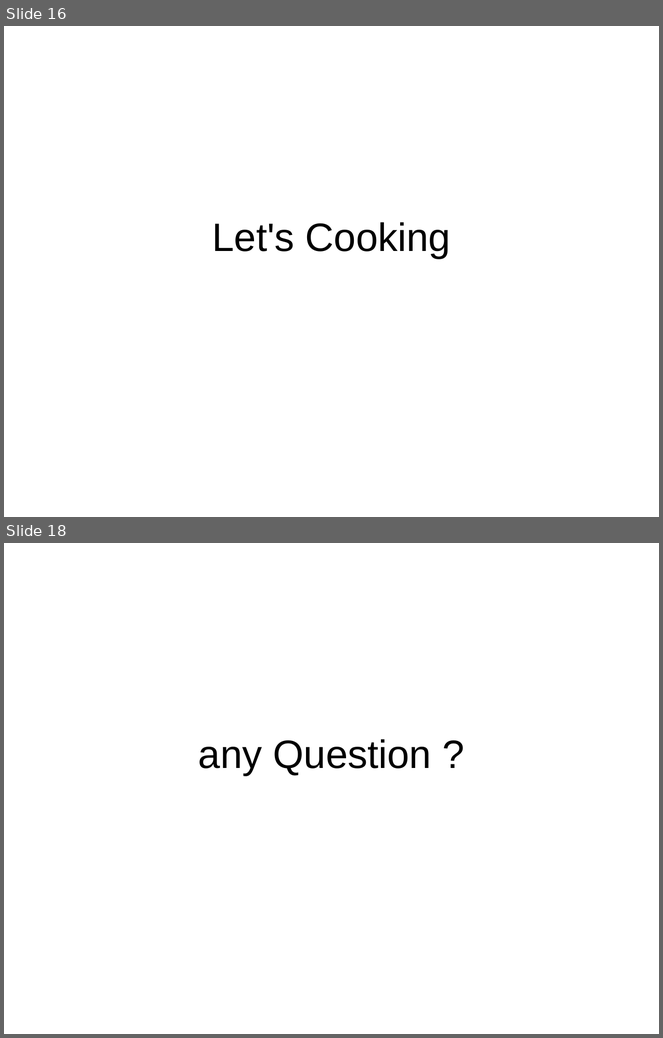
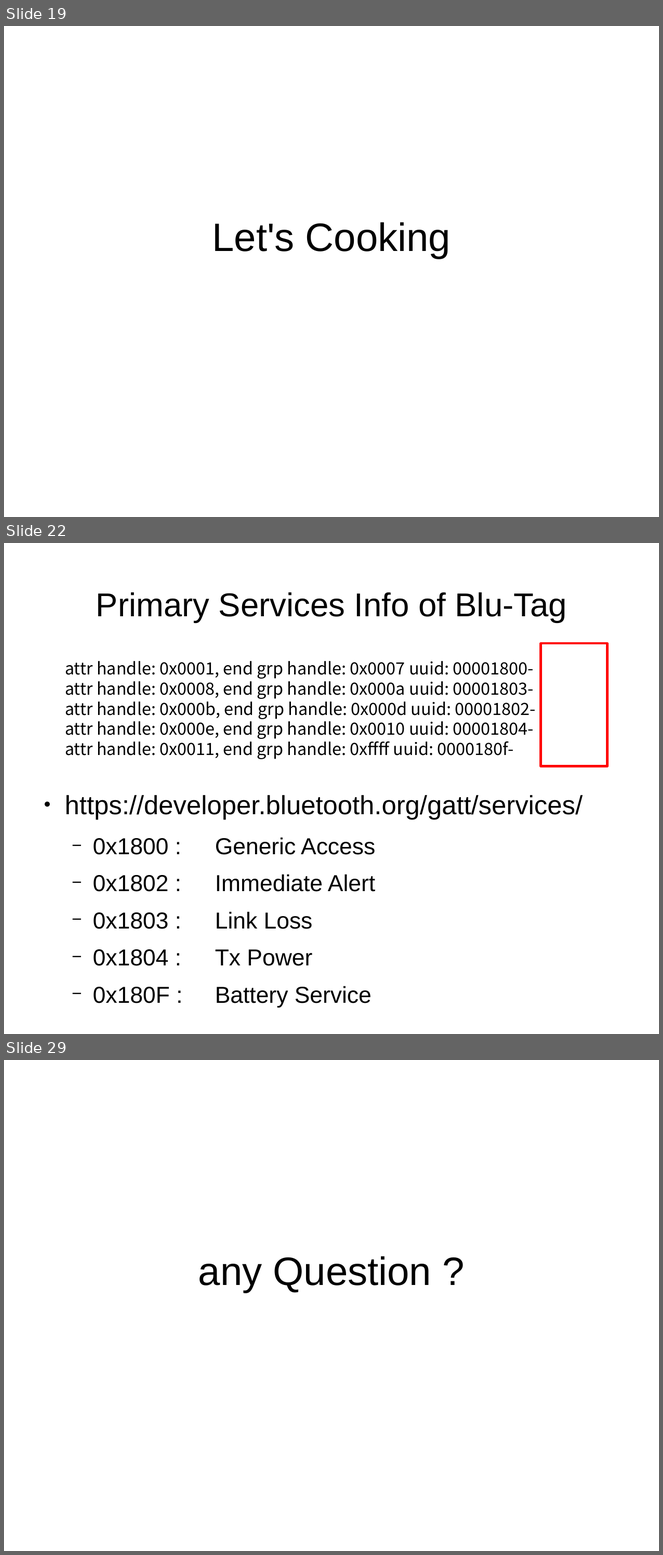
Before and after one commit to andromedroid/ame, a slide deck: doc/ble/ring_blu-tag_from_linux.odp. Shown one above the other, each under a label of ours: slides 16 and 18 before the commit, slides 19, 22 and 29 after it; the slides between them are not shown. The pictures are 663x1038 and 663x1555 pixels, drawn with LibreOffice and Linux fonts; fonts in the diff are those of the drawing. Boxes give left, top, right and bottom in pixels: in the first picture for what was removed or moved away, otherwise in the second. Text is boxed around its words. In the diff, an @@ line names an element or a change of style, - is before the commit and + after.

```diff
--- a/doc/ble/ring_blu-tag_from_linux.odp
+++ b/doc/ble/ring_blu-tag_from_linux.odp
@@ slide 22 added at [4,543,659,1034], background #FFFFFF @@
@@ title added at [96,592,567,623], 40 pt, text #000000 @@
+Primary Services Info of Blu-Tag
@@ rectangle added at [542,643,608,767], outline #FF0000 2.83 pt @@
@@ text added at [65,661,536,759], 20.4 pt, text #000000 @@
+attr handle: 0x0001, end grp handle: 0x0007 uuid: 00001800-
+attr handle: 0x0008, end grp handle: 0x000a uuid: 00001803-
+attr handle: 0x000b, end grp handle: 0x000d uuid: 00001802-
+attr handle: 0x000e, end grp handle: 0x0010 uuid: 00001804-
+attr handle: 0x0011, end grp handle: 0xffff uuid: 0000180f-
@@ text added at [65,795,583,1008], 28 pt, text #000000 @@
+● https://developer.bluetooth.org/gatt/services/
+  − 0x1800 : Generic Access
+  − 0x1802 : Immediate Alert
+  − 0x1803 : Link Loss
+  − 0x1804 : Tx Power
+  − 0x180F : Battery Service
@@ what was slide 16 is now slide 19 @@
@@ what was slide 18 is now slide 29 @@
```
Also in this commit, not shown: 6 slides changed, 11 other slides added.
